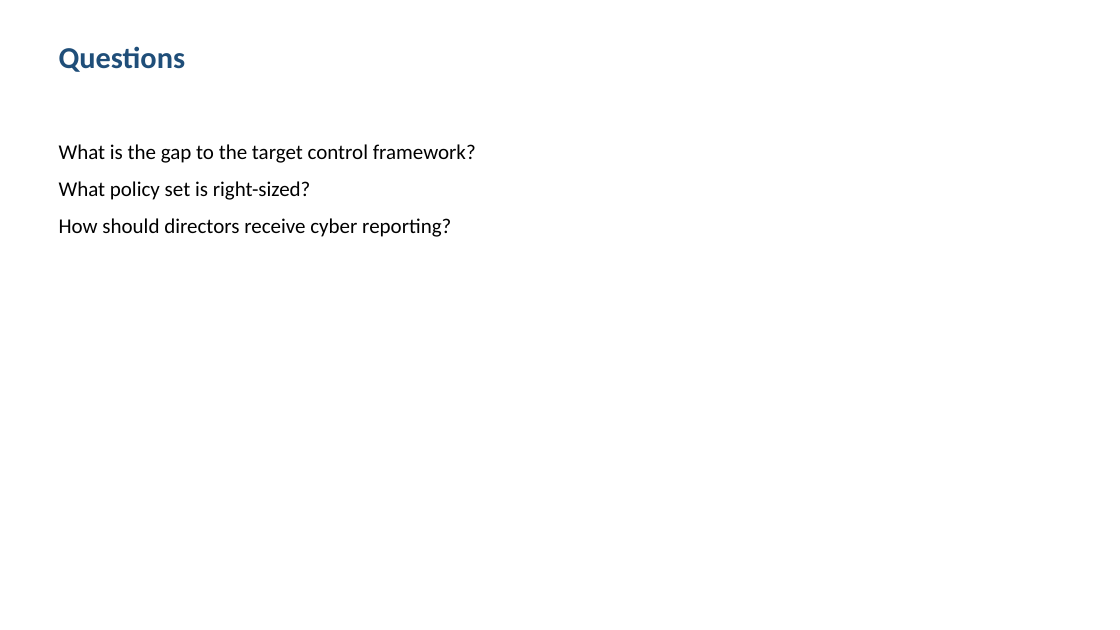
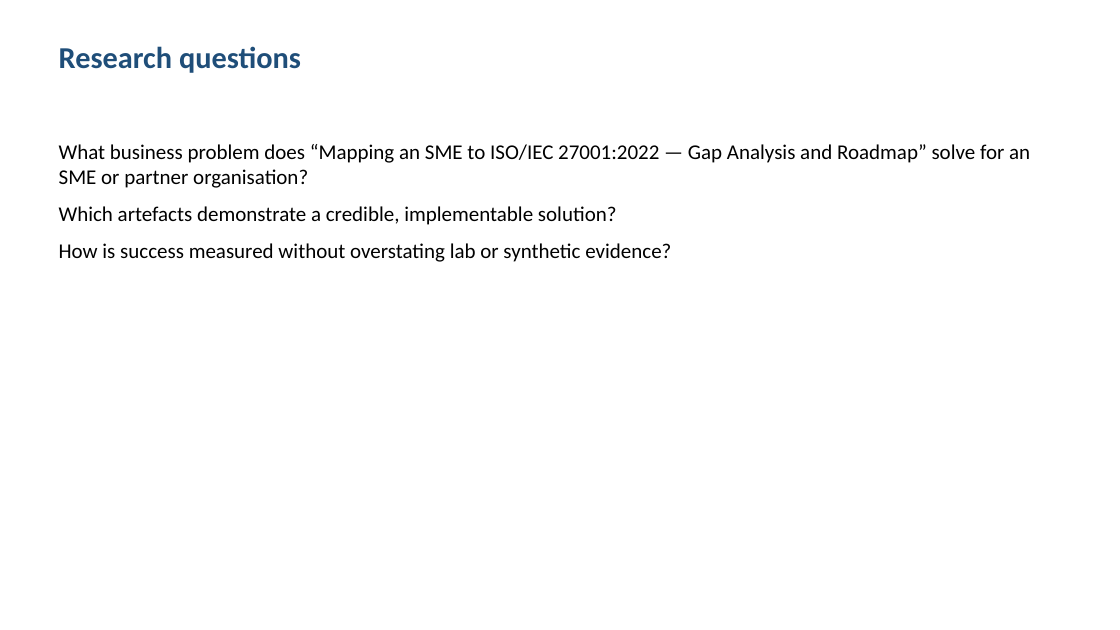
Before and after one commit to shohrabniaz/iso27001-sme-gap-roadmap, a slide deck: slide 2 of Final_Submission/02_Presentation.pptx. Drawn at 1120x630 pixels with LibreOffice and Linux fonts; fonts in the diff are those of the drawing. Boxes give left, top, right and bottom in pixels: in the first picture for what was removed or moved away, otherwise in the second. Text is boxed around its words. In the diff, an @@ line names an element or a change of style, - is before the commit and + after.

```diff
--- a/Final_Submission/02_Presentation.pptx
+++ b/Final_Submission/02_Presentation.pptx
@@ text at bbox=[59, 46, 301, 73]: text changed @@
-Questions
+Research questions
@@ text at bbox=[59, 144, 1030, 262]: text changed @@
-What is the gap to the target control framework?
-What policy set is right-sized?
-How should directors receive cyber reporting?
+What business problem does “Mapping an SME to ISO/IEC 27001:2022 — Gap Analysis and Roadmap” solve for an SME or partner organisation?
+Which artefacts demonstrate a credible, implementable solution?
+How is success measured without overstating lab or synthetic evidence?
```
Also in this commit, not shown: 3 other slides changed, 12 other files.
